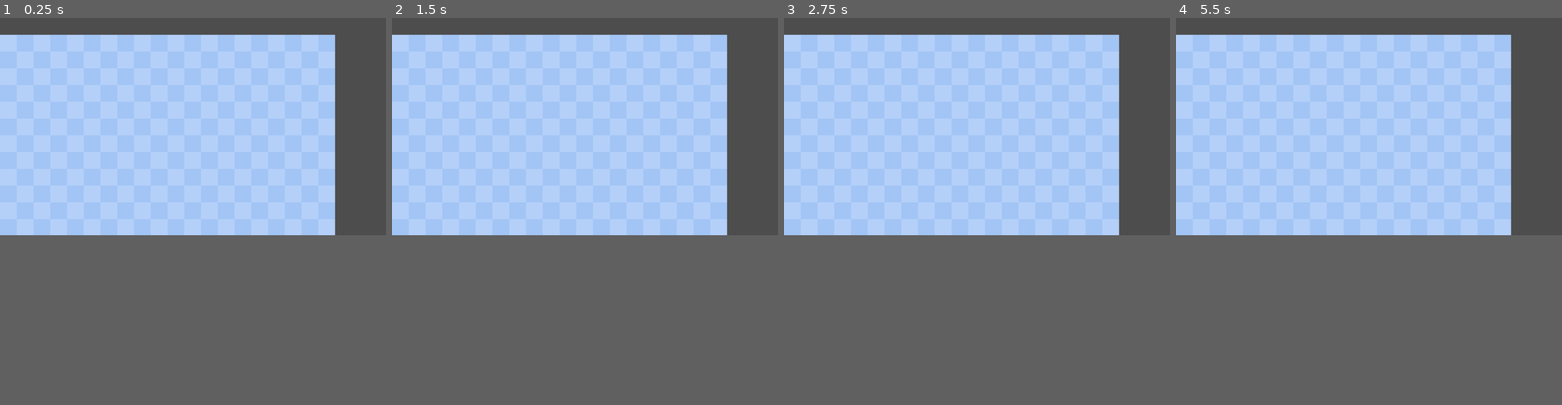
Above: before the commit, frames 1-4 (left to right).
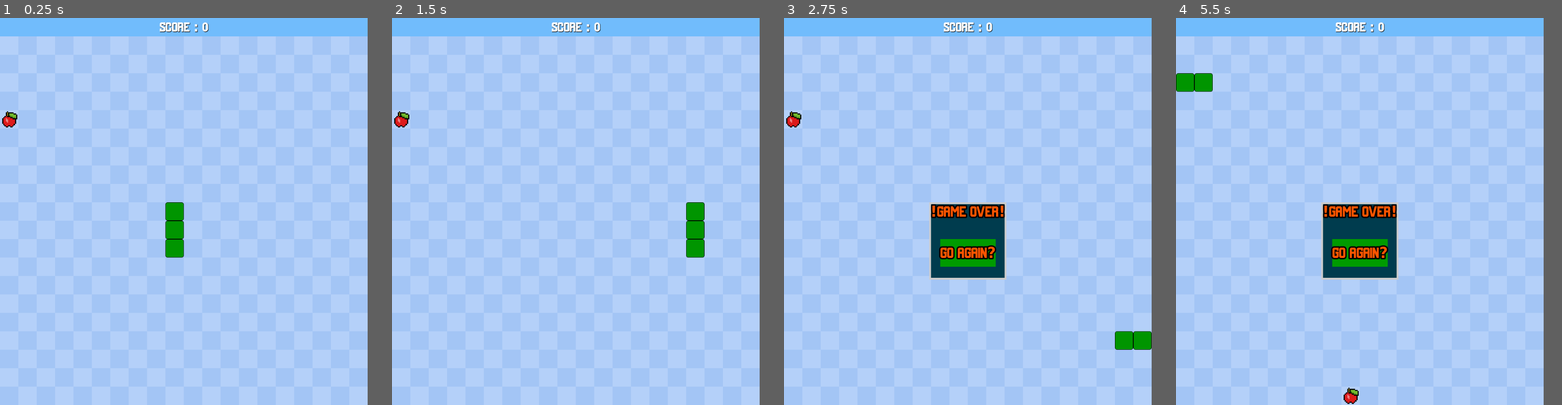
Above: after the commit, the same moments.

Repository: andypandy31/repo_snake_game
Game: Godot game, scene res://Scenes/main.tscn
Two runs of this game, one before a commit and one after it. Both use one fixed random seed, a clock stepped at 60 frames per second and the inputs below. Before the commit the project starts from res://main.tscn.
Inputs (mouse positions are in pixels of both pictures, inside the frame that each line leads up to):
- Up to frame 1 (0.25 s): no input
- Up to frame 2 (1.5 s): tap Enter at 0.5 s; hold Right (move_right, bound only after the commit) 0.53-1.28 s; hold Down (move_down, bound only after the commit) from 1.28 s (still down)
- Up to frame 3 (2.75 s): release Down (move_down, bound only after the commit) at 2.03 s; hold Right (move_right, bound only after the commit) from 2.03 s (still down)
- Up to frame 4 (5.5 s): release Right (move_right, bound only after the commit) at 2.75 s; click (1369, 149) at 2.75 s, where only the run after the commit has a clickable "GO AGAIN?"; tap Space at 3.5 s; hold Up (move_up, bound only after the commit) 3.53-4.28 s; hold Left (move_left, bound only after the commit) from 4.28 s (still down)
In our replay, the window is 799x449 before the commit and 761x800 after it. These sizes can differ from the game's own. Grey fills any space a smaller window leaves; there, only what the larger window draws over its background counts as a difference.

The runs differ from the first frame. In frame 1, 9.7% of the frame differs, in the area x 0-96%, y 0-62%; in frame 2, 9.7%; in frame 3, 13%; in frame 4, 13%, in the area x 0-96%, y 0-100%.

Commit message:
commit game done,

Diff:
--- /dev/null
+++ b/Scenes/game_over_menu.gd
@@ -0,0 +1,7 @@
+extends CanvasLayer
+
+signal restart
+
+
+func _on_game_over_button_pressed() -> void:
+	restart.emit()
--- /dev/null
+++ b/Scenes/game_over_menu.tscn
@@ -0,0 +1,77 @@
+[gd_scene load_steps=5 format=3 uid="uid://by6004ili01x5"]
+
+[ext_resource type="FontFile" uid="uid://byjwq7e6jpuj7" path="res://Assests/MaldiniBold.ttf" id="1_2yx3t"]
+[ext_resource type="Script" path="res://Scenes/game_over_menu.gd" id="1_l6q8h"]
+
+[sub_resource type="StyleBoxFlat" id="StyleBoxFlat_go8cu"]
+bg_color = Color(0, 0.235294, 0.305882, 1)
+border_width_left = 5
+border_width_top = 5
+border_width_right = 5
+border_width_bottom = 5
+
+[sub_resource type="StyleBoxFlat" id="StyleBoxFlat_va65s"]
+bg_color = Color(0, 0.605905, 3.85046e-07, 1)
+
+[node name="GameOverMenu" type="CanvasLayer"]
+script = ExtResource("1_l6q8h")
+
+[node name="GameOverPanel" type="Panel" parent="."]
+anchors_preset = 8
+anchor_left = 0.5
+anchor_top = 0.5
+anchor_right = 0.5
+anchor_bottom = 0.5
+offset_left = -105.0
+offset_top = -25.0
+offset_right = 105.0
+offset_bottom = 185.0
+grow_horizontal = 2
+grow_vertical = 2
+theme_override_styles/panel = SubResource("StyleBoxFlat_go8cu")
+
+[node name="GameOverLabel" type="Label" parent="."]
+anchors_preset = 8
+anchor_left = 0.5
+anchor_top = 0.5
+anchor_right = 0.5
+anchor_bottom = 0.5
+offset_left = -97.0
+offset_top = -27.5
+offset_right = 97.0
+offset_bottom = 27.5
+grow_horizontal = 2
+grow_vertical = 2
+theme_override_colors/font_color = Color(0.992157, 0.333333, 0, 1)
+theme_override_colors/font_shadow_color = Color(0, 0, 0, 1)
+theme_override_constants/shadow_offset_x = 1
+theme_override_constants/shadow_offset_y = 1
+theme_override_constants/outline_size = 15
+theme_override_fonts/font = ExtResource("1_2yx3t")
+theme_override_font_sizes/font_size = 40
+text = "!GAME OVER!"
+horizontal_alignment = 1
+vertical_alignment = 1
+
+[node name="GameOverButton" type="Button" parent="."]
+anchors_preset = 8
+anchor_left = 0.5
+anchor_top = 0.5
+anchor_right = 0.5
+anchor_bottom = 0.5
+offset_left = -75.0
+offset_top = 75.0
+offset_right = 75.0
+offset_bottom = 150.0
+grow_horizontal = 2
+grow_vertical = 2
+theme_override_colors/font_color = Color(0.992157, 0.333333, 0, 1)
+theme_override_colors/font_outline_color = Color(0, 0, 0, 1)
+theme_override_constants/outline_size = 15
+theme_override_fonts/font = ExtResource("1_2yx3t")
+theme_override_font_sizes/font_size = 40
+theme_override_styles/normal = SubResource("StyleBoxFlat_va65s")
+text = "GO AGAIN?"
+icon_alignment = 1
+
+[connection signal="pressed" from="GameOverButton" to="." method="_on_game_over_button_pressed"]
--- /dev/null
+++ b/Scenes/hud.tscn
@@ -0,0 +1,30 @@
+[gd_scene load_steps=3 format=3 uid="uid://bgbmqirlbo0iw"]
+
+[ext_resource type="FontFile" uid="uid://byjwq7e6jpuj7" path="res://Assests/MaldiniBold.ttf" id="1_huj25"]
+
+[sub_resource type="StyleBoxFlat" id="StyleBoxFlat_sk6q3"]
+bg_color = Color(0.443137, 0.737255, 0.988235, 1)
+
+[node name="Hud" type="CanvasLayer"]
+
+[node name="ScorePanel" type="Panel" parent="."]
+anchors_preset = 10
+anchor_right = 1.0
+offset_bottom = 50.0
+grow_horizontal = 2
+theme_override_styles/panel = SubResource("StyleBoxFlat_sk6q3")
+
+[node name="ScoreLabel" type="Label" parent="."]
+anchors_preset = 5
+anchor_left = 0.5
+anchor_right = 0.5
+offset_left = -65.0
+offset_right = 65.0
+offset_bottom = 49.0
+grow_horizontal = 2
+theme_override_colors/font_shadow_color = Color(0, 0, 0, 1)
+theme_override_fonts/font = ExtResource("1_huj25")
+theme_override_font_sizes/font_size = 36
+text = "SCORE : 0"
+horizontal_alignment = 1
+vertical_alignment = 1
--- /dev/null
+++ b/Scenes/main.gd
@@ -0,0 +1,143 @@
+extends Node2D
+
+@export var snake_scene : PackedScene
+
+#game var
+var score : int
+var game_started : bool = false
+
+#grid
+var cells : int = 20
+var cell_size : int = 50
+
+#food var
+var food_pos : Vector2
+var regen_food : bool = true
+
+#snake var
+var old_data : Array
+var snake_data : Array
+var snake : Array
+
+#movment var
+var start_pos = Vector2(9, 9)
+var up = Vector2(0,-1)
+var down = Vector2(0, 1)
+var left = Vector2(-1, 0)
+var right = Vector2(1, 0)
+var move_directions : Vector2
+var can_move : bool
+
+# Called when the node enters the scene tree for the first time.
+func _ready() -> void:
+	newgame()
+
+func newgame():
+	get_tree().paused = false
+	get_tree().call_group("segments", "queue_free")
+	$GameOverMenu.hide()
+	score = 0
+	$Hud.get_node("ScoreLabel").text = "SCORE : " + str(score)
+	move_directions = up
+	can_move = true
+	generate_snake()
+	move_food()
+
+func generate_snake():
+	old_data.clear()
+	snake_data.clear()
+	snake.clear()
+	#starting with the start pos then genrateing tail segments verically down.
+	for i in range(3):
+		add_segment(start_pos + Vector2(0, i))
+
+
+func add_segment(pos):
+	snake_data.append(pos)
+	var SnakeSegment = snake_scene.instantiate()
+	SnakeSegment.position = (pos * cell_size) + Vector2(0, cell_size)
+	add_child(SnakeSegment)
+	snake.append(SnakeSegment)
+
+# Called every frame. 'delta' is the elapsed time since the previous frame.
+func _process(delta: float) -> void:
+	move_snake()
+
+func move_snake():
+	#the movement updates
+	if Input.is_action_just_pressed("move_down") and move_directions != up:
+		move_directions = down
+		can_move = false
+		if not game_started:
+			start_game()
+
+	if Input.is_action_just_pressed("move_up") and move_directions != down:
+		move_directions = up
+		can_move = false
+		if not game_started:
+			start_game()
+
+	if Input.is_action_just_pressed("move_left") and move_directions != right:
+		move_directions = left
+		can_move = false
+		if not game_started:
+			start_game()
+
+	if Input.is_action_just_pressed("move_right") and move_directions != left:
+		move_directions = right
+		can_move = false
+		if not game_started:
+			start_game()
+
+func start_game():
+	game_started = true
+	$MovementTimer.start()
+
+
+func _on_movement_timer_timeout() -> void:
+	can_move = true
+
+	old_data = [] + snake_data
+	snake_data [0] += move_directions
+	for i in range(len(snake_data)):
+		if i > 0:
+			snake_data[i] = old_data[i - 1]
+		snake[i].position = (snake_data[i] * cell_size) + Vector2(0, cell_size)
+		check_out_of_bounds()
+		check_self_eaten()
+		check_food_eaten()
+
+func check_out_of_bounds():
+	if snake_data[0].x < 0 or snake_data[0].x > cells - 1 or snake_data[0].y < 0 or snake_data[0].y > cells - 1:
+		end_game()
+
+func check_self_eaten():
+	for i in range(1, len(snake_data)):
+		if snake_data[0] == snake_data[i]:
+			end_game()
+
+func move_food():
+	while regen_food:
+		regen_food = false
+		food_pos = Vector2(randi_range(0, cells - 1), randi_range(0, cells -1))
+		for i in snake_data:
+			if food_pos == i:
+				regen_food = true
+	$Apple.position = (food_pos * cell_size) + Vector2(0, cell_size)
+	regen_food = true
+
+func check_food_eaten():
+	if snake_data[0] == food_pos:
+		score += 1
+		$Hud.get_node("ScoreLabel").text = "SCORE : " + str(score)
+		add_segment(old_data[-1])
+		move_food()
+
+func end_game():
+	$GameOverMenu.show()
+	$MovementTimer.stop()
+	game_started = false
+	get_tree().paused = true
+
+func _on_game_over_menu_restart() -> void:
+	newgame()
--- /dev/null
+++ b/Scenes/main.tscn
@@ -0,0 +1,31 @@
+[gd_scene load_steps=7 format=3 uid="uid://bnt2m3qffvni7"]
+
+[ext_resource type="Script" path="res://Scenes/main.gd" id="1_4xve4"]
+[ext_resource type="PackedScene" uid="uid://bn683fa5lbvvl" path="res://Scenes/snake_segment.tscn" id="2_bo8v3"]
+[ext_resource type="Texture2D" uid="uid://cwynx2gaxx1xs" path="res://Assests/bg.png" id="2_ro2b0"]
+[ext_resource type="PackedScene" uid="uid://bgbmqirlbo0iw" path="res://Scenes/hud.tscn" id="3_e5fva"]
+[ext_resource type="Texture2D" uid="uid://xl7ahs1vka2a" path="res://Assests/apple.png" id="5_wsokp"]
+[ext_resource type="PackedScene" uid="uid://by6004ili01x5" path="res://Scenes/game_over_menu.tscn" id="6_8s17a"]
+
+[node name="Main" type="Node2D"]
+script = ExtResource("1_4xve4")
+snake_scene = ExtResource("2_bo8v3")
+
+[node name="Background" type="Sprite2D" parent="."]
+position = Vector2(500, 550)
+texture = ExtResource("2_ro2b0")
+
+[node name="Hud" parent="." instance=ExtResource("3_e5fva")]
+
+[node name="MovementTimer" type="Timer" parent="."]
+wait_time = 0.1
+
+[node name="Apple" type="Sprite2D" parent="."]
+texture = ExtResource("5_wsokp")
+offset = Vector2(25, 25)
+
+[node name="GameOverMenu" parent="." instance=ExtResource("6_8s17a")]
+process_mode = 2
+
+[connection signal="timeout" from="MovementTimer" to="." method="_on_movement_timer_timeout"]
+[connection signal="restart" from="GameOverMenu" to="." method="_on_game_over_menu_restart"]
--- /dev/null
+++ b/Scenes/snake_segment.tscn
@@ -0,0 +1,18 @@
+[gd_scene load_steps=2 format=3 uid="uid://bn683fa5lbvvl"]
+
+[sub_resource type="StyleBoxFlat" id="StyleBoxFlat_hmxvg"]
+bg_color = Color(0, 0.582466, 0, 1)
+border_width_left = 1
+border_width_top = 1
+border_width_right = 1
+border_width_bottom = 1
+border_color = Color(0, 0, 0, 1)
+corner_radius_top_left = 5
+corner_radius_top_right = 5
+corner_radius_bottom_right = 5
+corner_radius_bottom_left = 5
+
+[node name="SnakeSegment" type="Panel" groups=["segments"]]
+offset_right = 50.0
+offset_bottom = 50.0
+theme_override_styles/panel = SubResource("StyleBoxFlat_hmxvg")
--- a/main.gd
+++ /dev/null
@@ -1,27 +0,0 @@
-extends Node2D
-
-#game var
-var score : int
-var game_started : bool = false
-
-#grid
-var cells : int = 20
-var cell_size : int = 50
-
-#snake var
-var old_data : Array
-var snake_data : Array
-var snake : Array
-
-#movment var
-var start_pos = Vector2(9, 9)
-
-
-# Called when the node enters the scene tree for the first time.
-func _ready() -> void:
-	pass # Replace with function body.
-
-
-# Called every frame. 'delta' is the elapsed time since the previous frame.
-func _process(delta: float) -> void:
-	pass
--- a/main.tscn
+++ /dev/null
@@ -1,11 +0,0 @@
-[gd_scene load_steps=3 format=3 uid="uid://bnt2m3qffvni7"]
-
-[ext_resource type="Script" path="res://main.gd" id="1_b3rj6"]
-[ext_resource type="Texture2D" uid="uid://cwynx2gaxx1xs" path="res://Assests/assets/bg.png" id="2_w278s"]
-
-[node name="Main" type="Node2D"]
-script = ExtResource("1_b3rj6")
-
-[node name="Sprite2D" type="Sprite2D" parent="."]
-position = Vector2(500, 550)
-texture = ExtResource("2_w278s")
--- a/player_snake/snake.gd
+++ /dev/null
@@ -1 +0,0 @@
-extends CharacterBody2D
--- a/player_snake/snake.tscn
+++ b/player_snake/snake.tscn
@@ -1,11 +1,13 @@
-[gd_scene load_steps=3 format=3 uid="uid://bm856mc1trea6"]
+[gd_scene load_steps=3 format=3 uid="uid://c41avq3fabb8x"]
 
-[ext_resource type="Script" path="res://player_snake/snake.gd" id="1_dwdx5"]
+[sub_resource type="GDScript" id="GDScript_t0otl"]
+script/source = "extends CharacterBody2D
+"
 
 [sub_resource type="CircleShape2D" id="CircleShape2D_cfsa3"]
 
 [node name="Snake" type="CharacterBody2D"]
-script = ExtResource("1_dwdx5")
+script = SubResource("GDScript_t0otl")
 
 [node name="Sprite2D" type="Sprite2D" parent="."]
 
--- a/project.godot
+++ b/project.godot
@@ -11,5 +11,37 @@
 [application]
 
 config/name="Snake_game"
-run/main_scene="res://main.tscn"
+run/main_scene="res://Scenes/main.tscn"
 config/features=PackedStringArray("4.3", "Forward Plus")
+
+[display]
+
+window/size/viewport_width=1000
+window/size/viewport_height=1050
+
+[input]
+
+move_left={
+"deadzone": 0.5,
+"events": [Object(InputEventKey,"resource_local_to_scene":false,"resource_name":"","device":-1,"window_id":0,"alt_pressed":false,"shift_pressed":false,"ctrl_pressed":false,"meta_pressed":false,"pressed":false,"keycode":0,"physical_keycode":4194319,"key_label":0,"unicode":0,"location":0,"echo":false,"script":null)
+, Object(InputEventKey,"resource_local_to_scene":false,"resource_name":"","device":-1,"window_id":0,"alt_pressed":false,"shift_pressed":false,"ctrl_pressed":false,"meta_pressed":false,"pressed":false,"keycode":0,"physical_keycode":65,"key_label":0,"unicode":97,"location":0,"echo":false,"script":null)
+]
+}
+move_right={
+"deadzone": 0.5,
+"events": [Object(InputEventKey,"resource_local_to_scene":false,"resource_name":"","device":-1,"window_id":0,"alt_pressed":false,"shift_pressed":false,"ctrl_pressed":false,"meta_pressed":false,"pressed":false,"keycode":0,"physical_keycode":4194321,"key_label":0,"unicode":0,"location":0,"echo":false,"script":null)
+, Object(InputEventKey,"resource_local_to_scene":false,"resource_name":"","device":-1,"window_id":0,"alt_pressed":false,"shift_pressed":false,"ctrl_pressed":false,"meta_pressed":false,"pressed":false,"keycode":0,"physical_keycode":68,"key_label":0,"unicode":100,"location":0,"echo":false,"script":null)
+]
+}
+move_up={
+"deadzone": 0.5,
+"events": [Object(InputEventKey,"resource_local_to_scene":false,"resource_name":"","device":-1,"window_id":0,"alt_pressed":false,"shift_pressed":false,"ctrl_pressed":false,"meta_pressed":false,"pressed":false,"keycode":0,"physical_keycode":4194320,"key_label":0,"unicode":0,"location":0,"echo":false,"script":null)
+, Object(InputEventKey,"resource_local_to_scene":false,"resource_name":"","device":-1,"window_id":0,"alt_pressed":false,"shift_pressed":false,"ctrl_pressed":false,"meta_pressed":false,"pressed":false,"keycode":0,"physical_keycode":87,"key_label":0,"unicode":119,"location":0,"echo":false,"script":null)
+]
+}
+move_down={
+"deadzone": 0.5,
+"events": [Object(InputEventKey,"resource_local_to_scene":false,"resource_name":"","device":-1,"window_id":0,"alt_pressed":false,"shift_pressed":false,"ctrl_pressed":false,"meta_pressed":false,"pressed":false,"keycode":0,"physical_keycode":4194322,"key_label":0,"unicode":0,"location":0,"echo":false,"script":null)
+, Object(InputEventKey,"resource_local_to_scene":false,"resource_name":"","device":-1,"window_id":0,"alt_pressed":false,"shift_pressed":false,"ctrl_pressed":false,"meta_pressed":false,"pressed":false,"keycode":0,"physical_keycode":83,"key_label":0,"unicode":115,"location":0,"echo":false,"script":null)
+]
+}
Renamed: Assests/assets/MaldiniBold.ttf -> Assests/MaldiniBold.ttf
Not shown, changed: Assests/MaldiniBold.ttf.import
Renamed: Assests/assets/apple.png -> Assests/apple.png
Not shown, changed: Assests/apple.png.import
Renamed: Assests/assets/bg.png -> Assests/bg.png
Not shown, changed: Assests/bg.png.import
